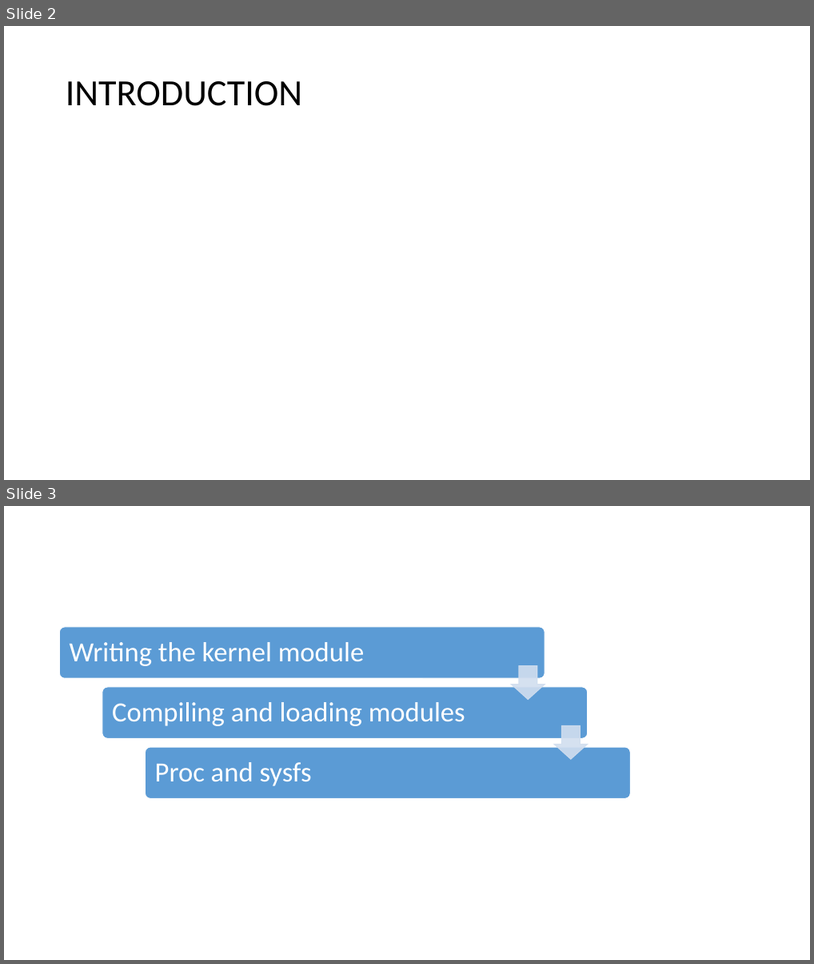
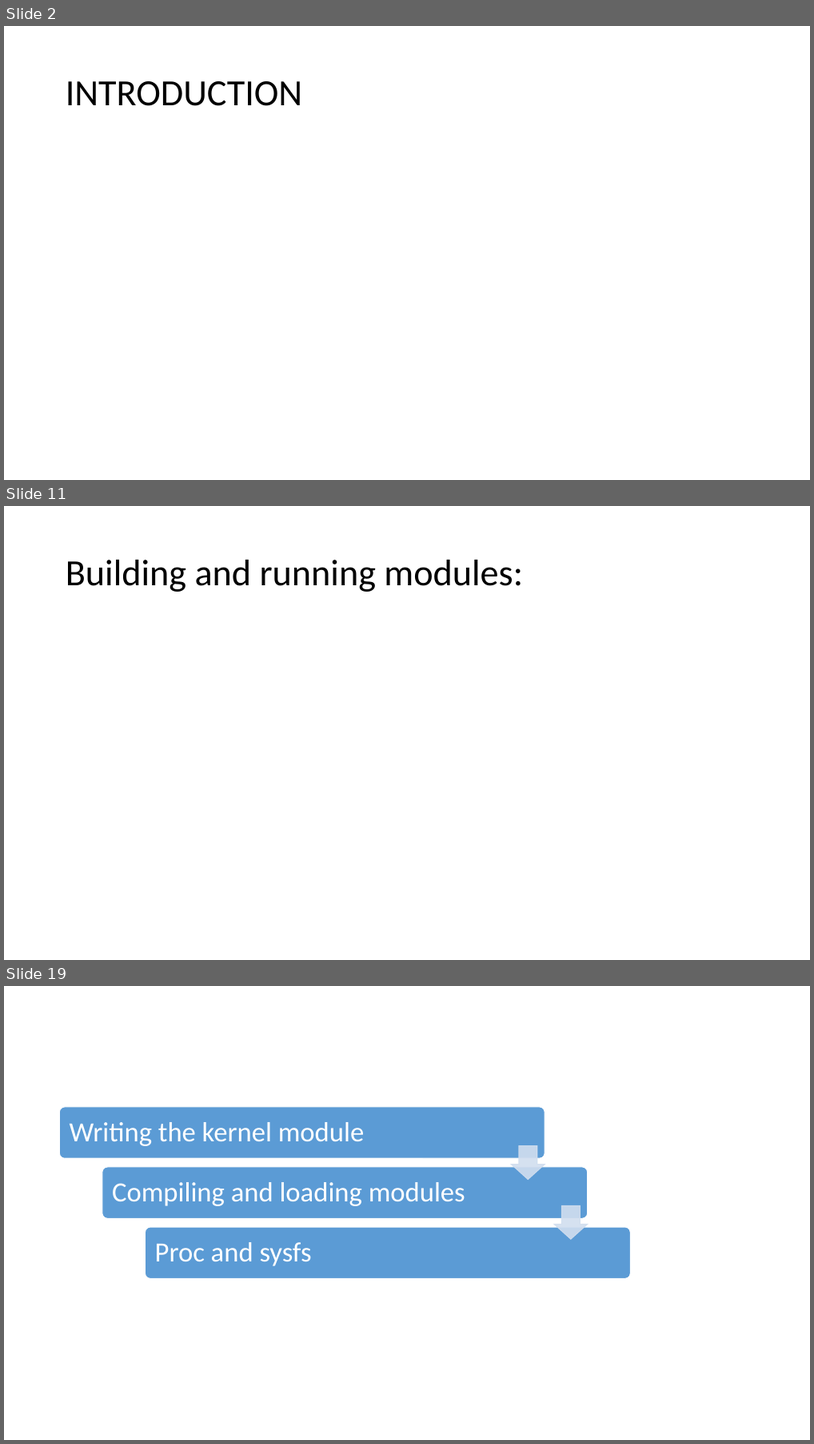
Before and after one commit to nihadjifri/Linux-device-drivers, a slide deck: ldd.pptx. Shown one above the other, each under a label of ours: slides 2 and 3 before the commit, slides 2, 11 and 19 after it; the slides between them are not shown. The pictures are 814x964 and 814x1444 pixels, drawn with LibreOffice and Linux fonts; fonts in the diff are those of the drawing. Boxes give left, top, right and bottom in pixels: in the first picture for what was removed or moved away, otherwise in the second. Text is boxed around its words. In the diff, an @@ line names an element or a change of style, - is before the commit and + after.

Commit message:
updated the 1st module ppt with required subdivisions

```diff
--- a/ldd.pptx
+++ b/ldd.pptx
@@ slide 11 added at <box>4,506,810,960</box>, background #FFFFFF @@
@@ title added at <box>66,560,523,592</box>, 44 pt, text #000000 @@
+Building and running modules:
@@ what was slide 3 is now slide 19 @@
```
Also in this commit, not shown: 15 other slides added.
